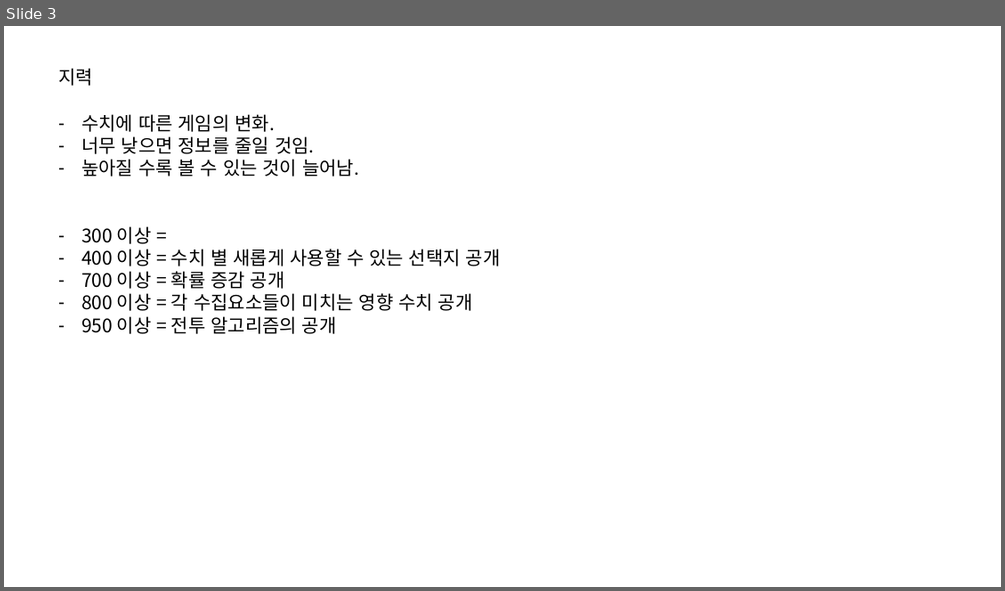
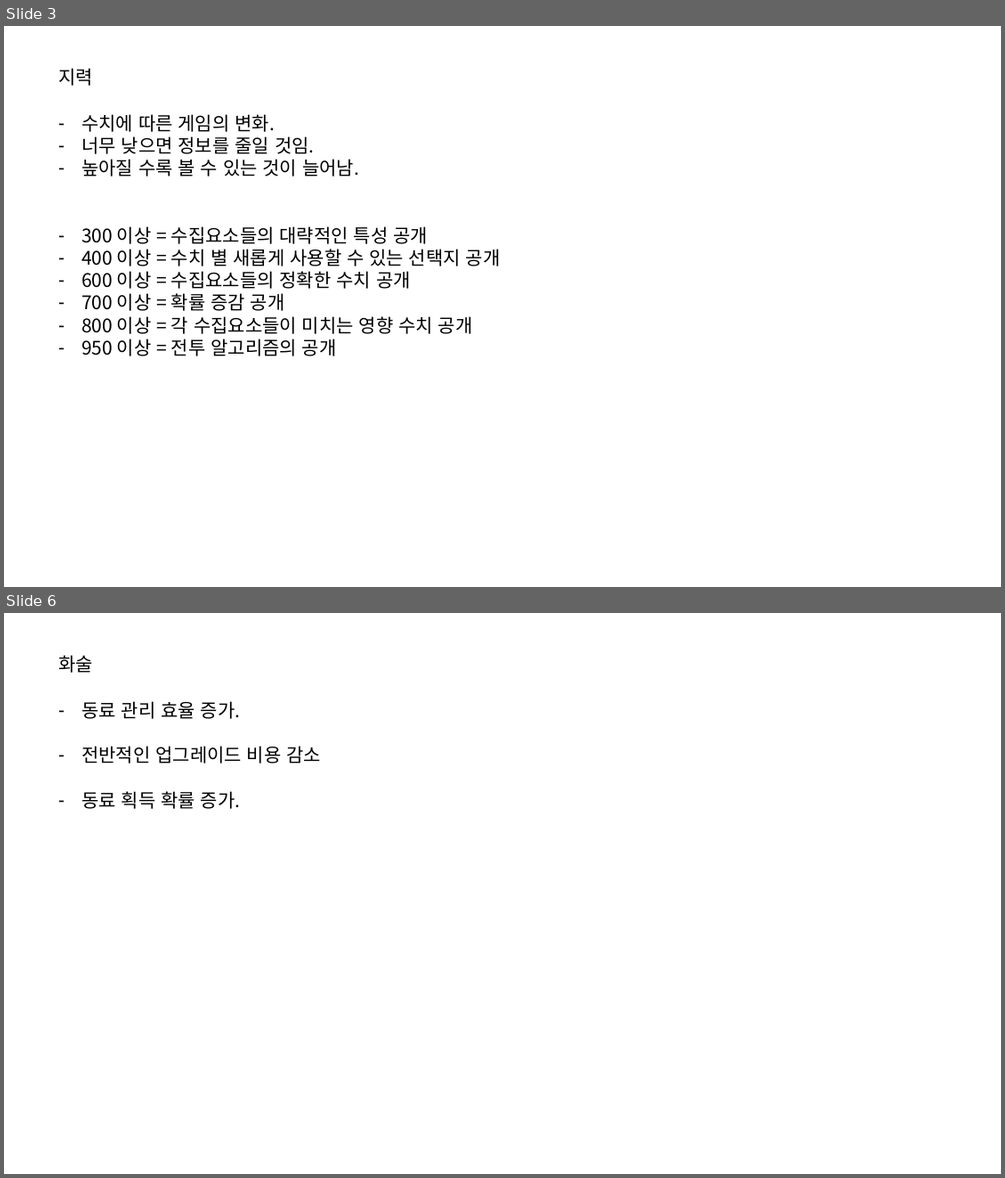
Before and after one commit to IdfKLeh/capstone, a slide deck: 육성.pptx. Shown one above the other, each under a label of ours: slide 3 before the commit, slides 3 and 6 after it; the slides between them are not shown. The pictures are 1005x591 and 1005x1178 pixels, drawn with LibreOffice and Linux fonts; fonts in the diff are those of the drawing. Boxes give left, top, right and bottom in pixels: in the first picture for what was removed or moved away, otherwise in the second. Text is boxed around its words. In the diff, an @@ line names an element or a change of style, - is before the commit and + after.

```diff
--- a/육성.pptx
+++ b/육성.pptx
@@ slide 6 added at (x1=4, y1=613, x2=1001, y2=1174), background #FFFFFF @@
@@ text added at (x1=58, y1=655, x2=93, y2=673), 18 pt, text #000000 @@
+화술
@@ text added at (x1=81, y1=701, x2=321, y2=809), 18 pt, text #000000 @@
+– 동료 관리 효율 증가.
+– 전반적인 업그레이드 비용 감소
+– 동료 획득 확률 증가.
@@ slide 3 changed as well @@
@@ text at (x1=81, y1=226, x2=428, y2=244): text changed @@
-– 300 이상 =
+– 300 이상 = 수집요소들의 대략적인 특성 공개
@@ text at (x1=81, y1=271, x2=411, y2=289): paragraph added @@
+– 600 이상 = 수집요소들의 정확한 수치 공개
```
Also in this commit, not shown: 4 other slides changed, 2 other slides added, 3 other files.
